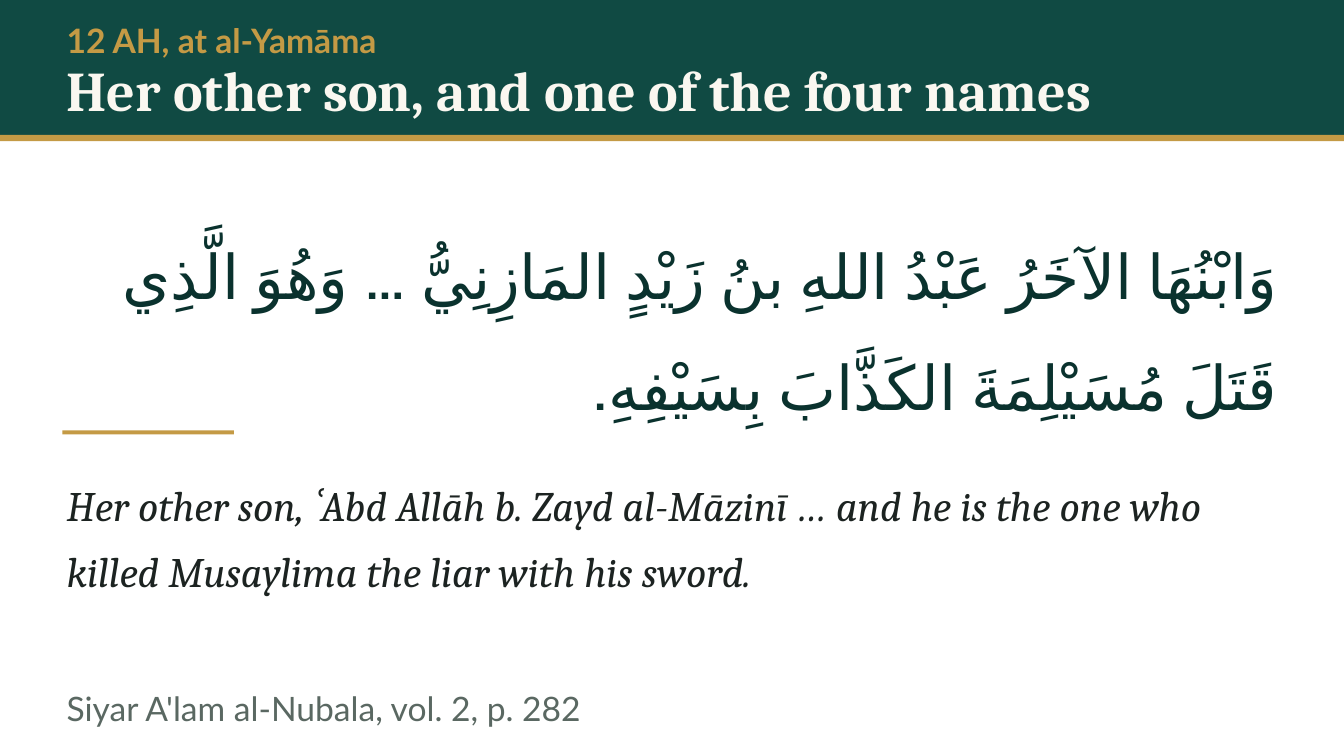
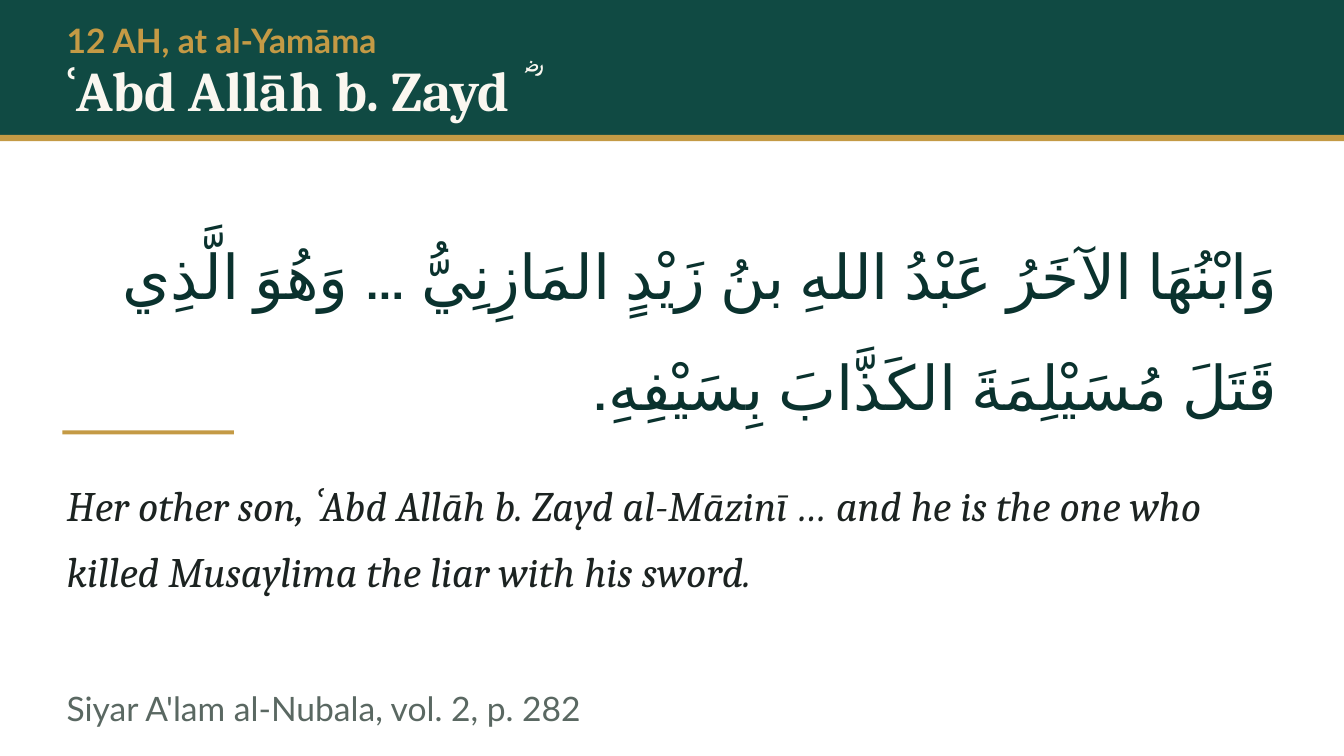
Before and after one commit to daniyalyasin93/2026SeptemberIslamicHistoryClass, a slide deck: slide 19 of S05_yamama_dead_oman_mahra/S05.pptx. Drawn at 1344x756 pixels with LibreOffice and Linux fonts; fonts in the diff are those of the drawing. Boxes give left, top, right and bottom in pixels: in the first picture for what was removed or moved away, otherwise in the second. Text is boxed around its words. In the diff, an @@ line names an element or a change of style, - is before the commit and + after.

```diff
--- a/S05_yamama_dead_oman_mahra/S05.pptx
+++ b/S05_yamama_dead_oman_mahra/S05.pptx
@@ text at (189,72,510,123): text changed @@
-Her other son, and one of the four names
+ʿAbd Allāh b. Zayd ؓ
```
Also in this commit, not shown: 22 other slides changed, 6 other files.
